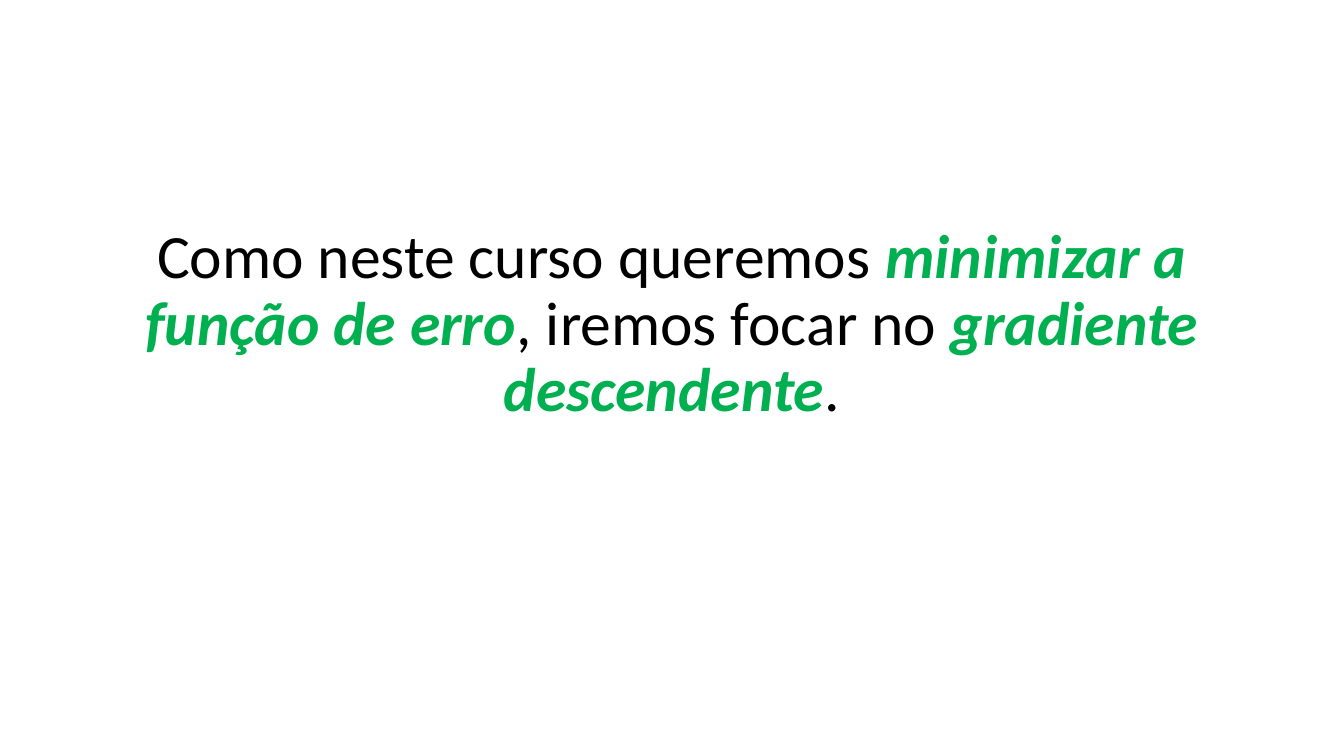
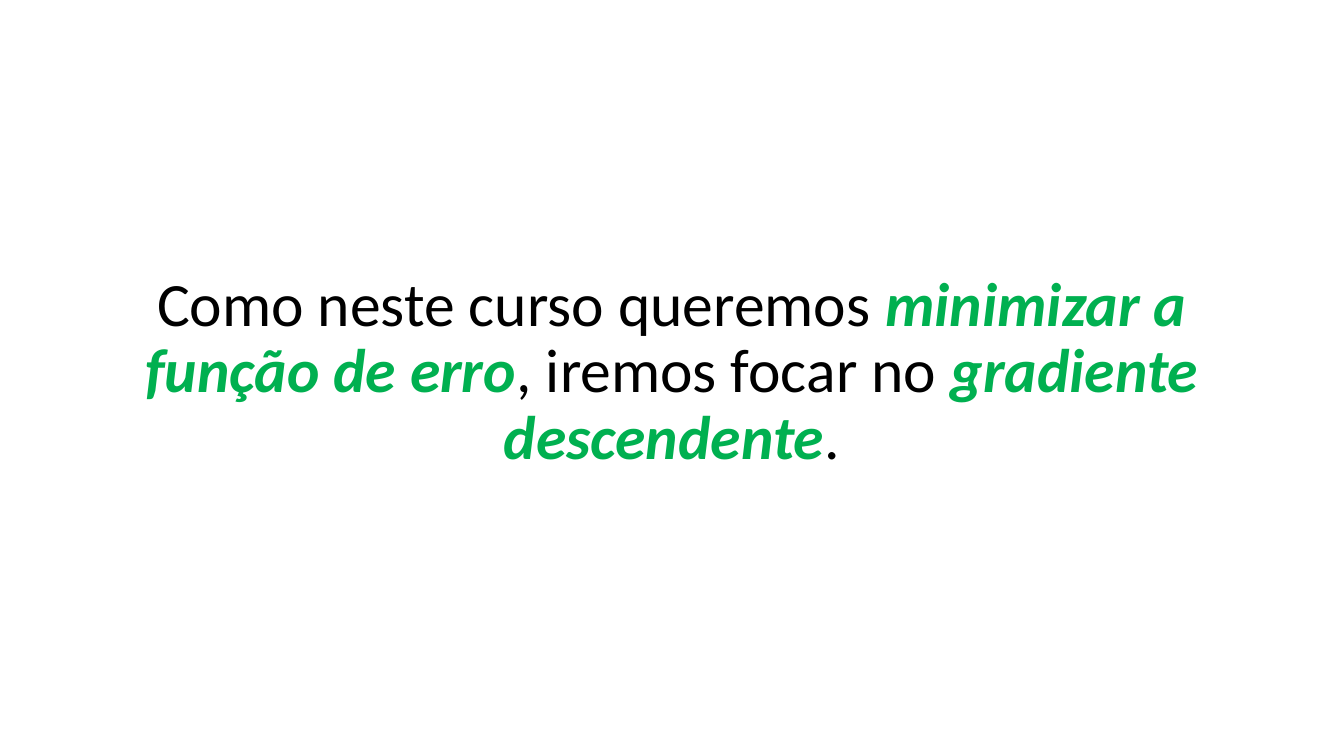
Before and after one commit to zz4fap/t319_aprendizado_de_maquina, a slide deck: slide 20 of slides/T319_Regressão_Linear (Parte II).pptx. Drawn at 1344x756 pixels with LibreOffice and Linux fonts; fonts in the diff are those of the drawing. Boxes give left, top, right and bottom in pixels: in the first picture for what was removed or moved away, otherwise in the second. Text is boxed around its words. In the diff, an @@ line names an element or a change of style, - is before the commit and + after.

```diff
--- a/slides/T319_Regressão_Linear (Parte II).pptx
+++ b/slides/T319_Regressão_Linear (Parte II).pptx
@@ text "Como neste curso queremos minimizar ...": place and size @@
-text "Como neste curso queremos minimizar ..." at bbox=[145, 234, 1198, 412]
+text "Como neste curso queremos minimizar ..." at bbox=[145, 282, 1198, 460]
```
Also in this commit, not shown: 10 other slides changed, 1 other file.
